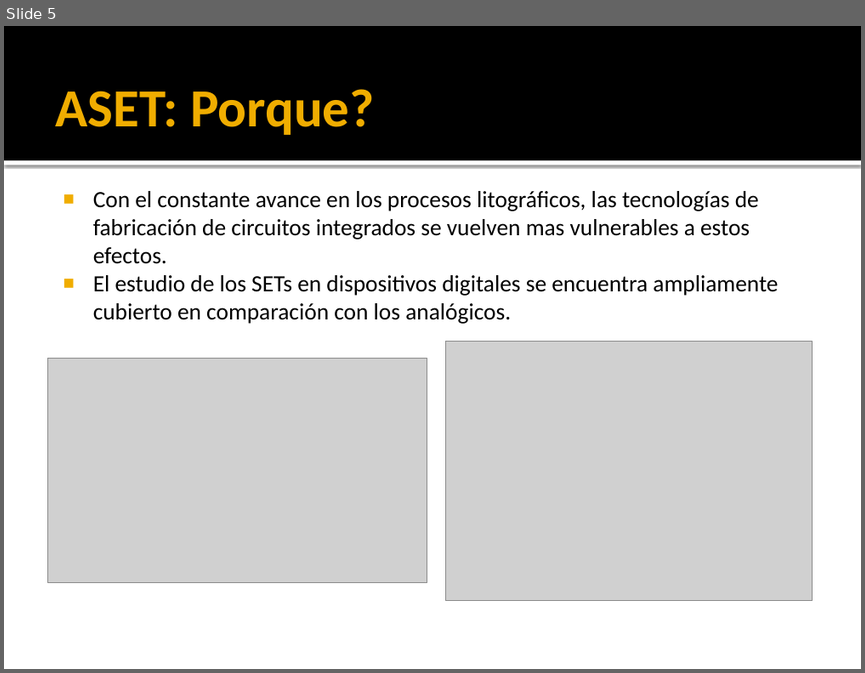
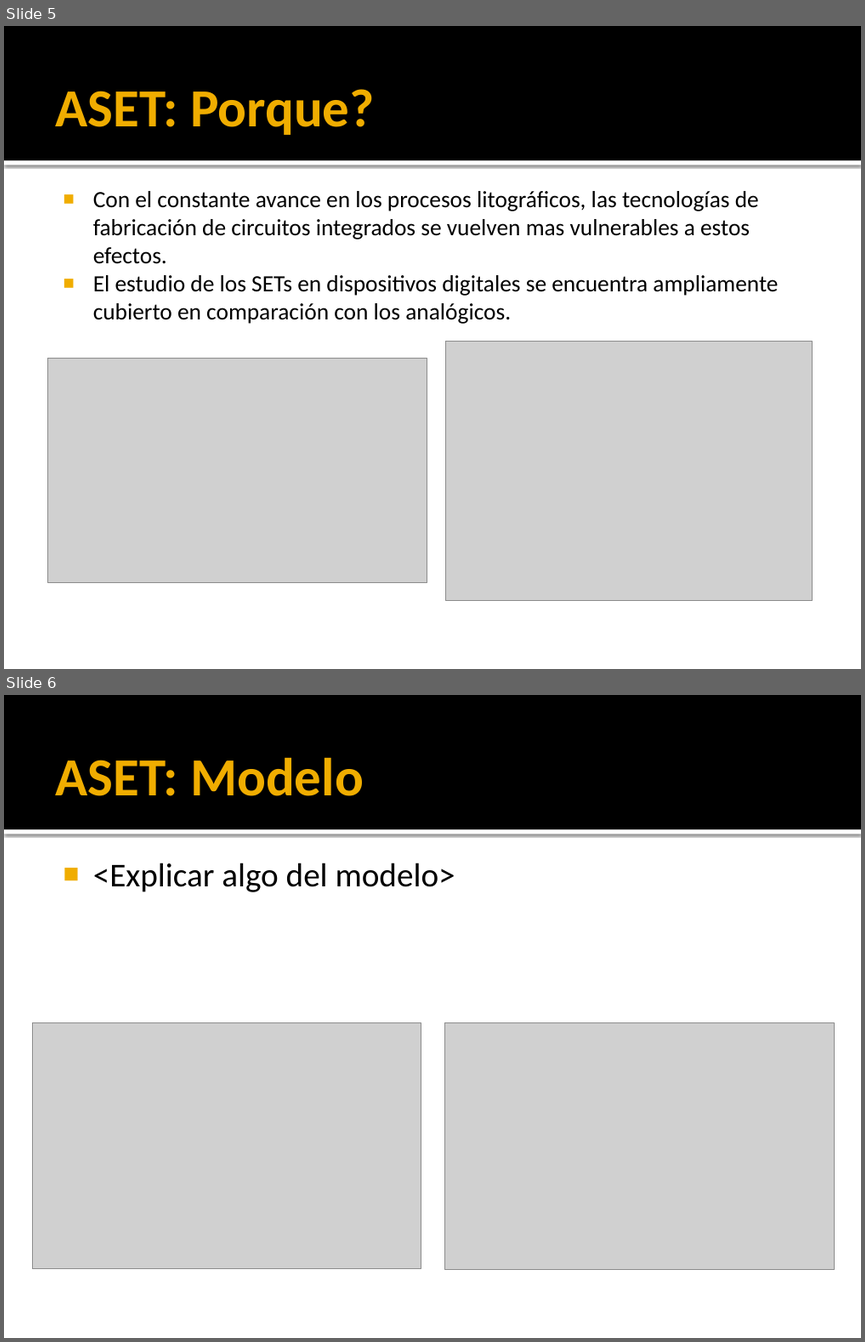
Before and after one commit to ginotkj/fiocs, a slide deck: Documentation/Documentacion/PRESENTACION.pptx. Shown one above the other, each under a label of ours: slide 5 before the commit, slides 5 and 6 after it. The pictures are 865x673 and 865x1342 pixels, drawn with LibreOffice and Linux fonts; fonts in the diff are those of the drawing; grey boxes stand for pictures. Boxes give left, top, right and bottom in pixels: in the first picture for what was removed or moved away, otherwise in the second. Text is boxed around its words. In the diff, an @@ line names an element or a change of style, - is before the commit and + after.

```diff
--- a/Documentation/Documentacion/PRESENTACION.pptx
+++ b/Documentation/Documentacion/PRESENTACION.pptx
@@ slide 6 added at <box>4,695,861,1338</box>, background #FFFFFF; not listed: 2 template elements that a slide beside it also shows @@
@@ title added at <box>55,757,364,796</box>, 45 pt, text #F0AD00, bold @@
+ASET: Modelo
@@ text added at <box>93,862,455,892</box>, 28 pt, text #000000 @@
+■ <Explicar algo del modelo>
@@ picture added at <box>32,1023,420,1269</box> @@
@@ picture added at <box>444,1023,834,1269</box> @@
```
Also in this commit, not shown: 9 other slides added.
